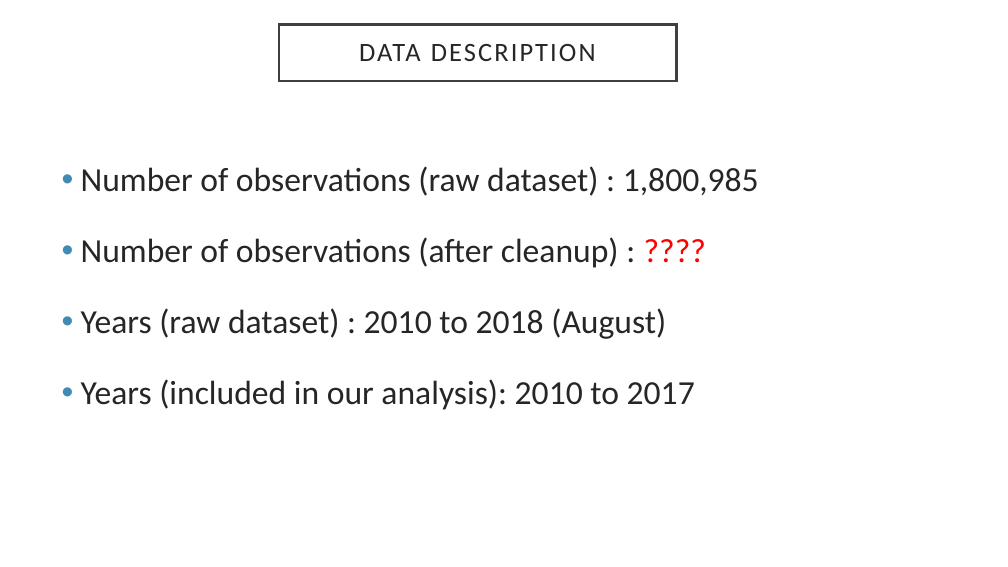
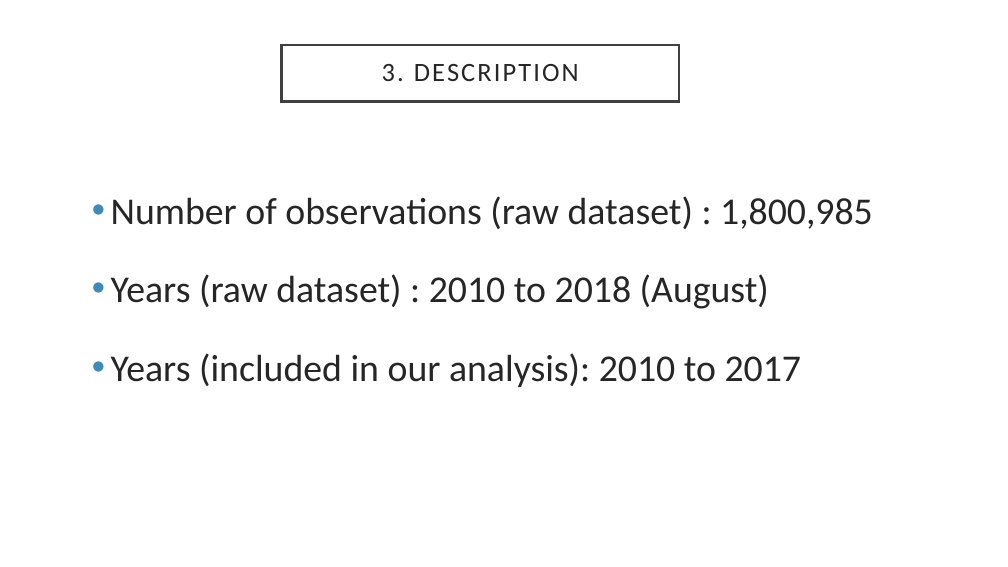
Before and after one commit to shrawantee/Project-Analysis-of-Violent-Crime-in-LA, a slide deck: slide 10 of Presentation/LACity Crime-Final Slides.pptx. Drawn at 1008x567 pixels with LibreOffice and Linux fonts; fonts in the diff are those of the drawing. Boxes give left, top, right and bottom in pixels: in the first picture for what was removed or moved away, otherwise in the second. Text is boxed around its words. In the diff, an @@ line names an element or a change of style, - is before the commit and + after.

```diff
--- a/Presentation/LACity Crime-Final Slides.pptx
+++ b/Presentation/LACity Crime-Final Slides.pptx
@@ title "3. DESCRIPTION": place and size @@
-title "3. DESCRIPTION" at box(279, 24, 677, 81)
+title "3. DESCRIPTION" at box(282, 45, 680, 102)
@@ title at box(382, 64, 579, 81): text changed @@
-DATA DESCRIPTION
+3. DESCRIPTION
@@ text "Number of observations (raw dataset) ...": place and size @@
-text "Number of observations (raw dataset) ..." at box(81, 166, 759, 410)
+text "Number of observations (raw dataset) ..." at box(111, 196, 873, 387)
@@ text "Number of observations (raw dataset) ..." at box(111, 196, 873, 387): size 32 to 36 pt @@
@@ text at box(81, 237, 619, 268): paragraph removed @@
-• Number of observations (after cleanup) : ????
```
Also in this commit, not shown: 13 other slides changed, 2 slides added, 2 slides removed, 2 other files.
